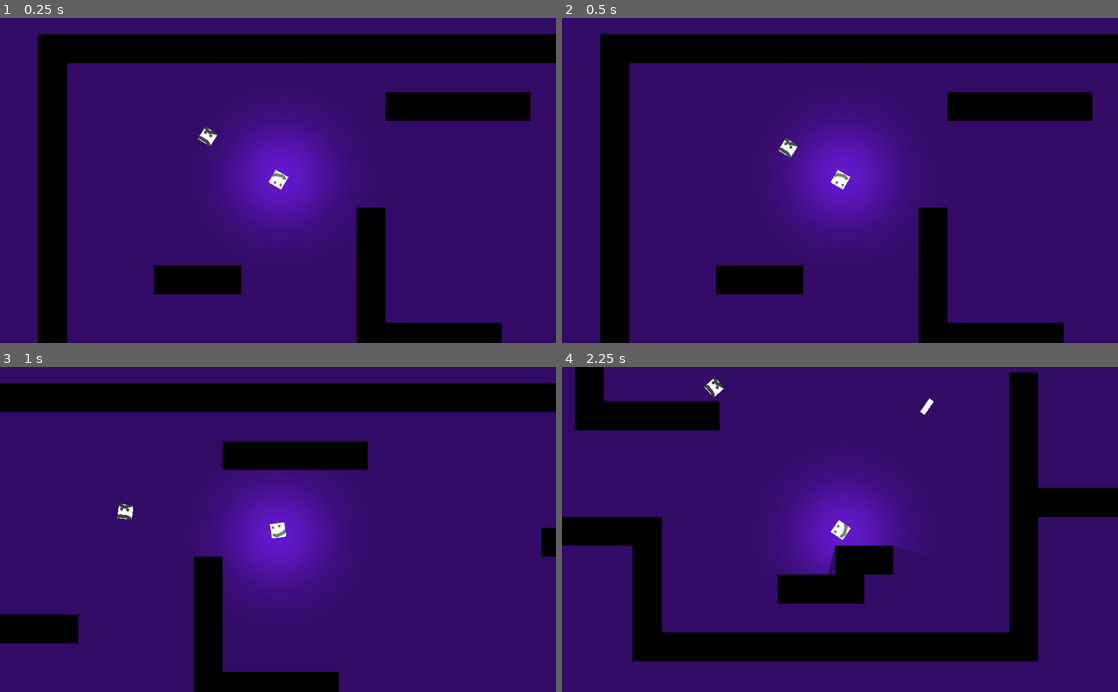
Above: before the commit, frames 1-4 (two rows, left to right).
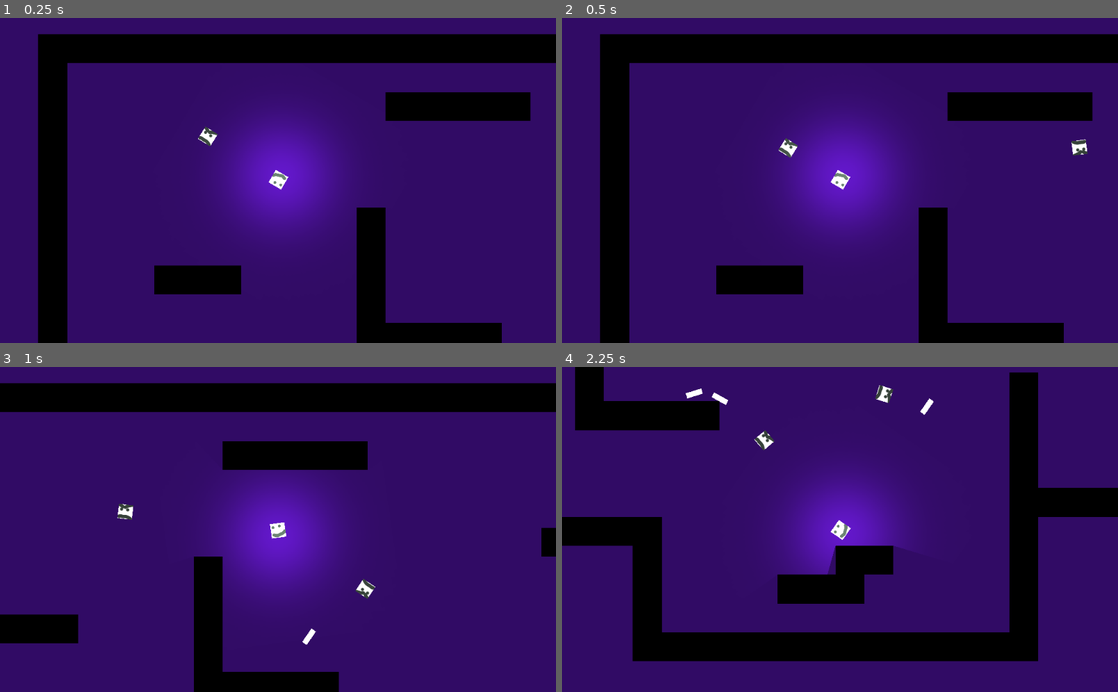
Above: after the commit, the same moments.

Repository: 20PRobinson/Top-Down-Shooter-Patrick-Robinson-DIT
Game: Godot game, scene res://World.tscn
Two runs of this game, one before a commit and one after it. Both use one fixed random seed, a clock stepped at 60 frames per second and the inputs below. The project has no main scene, so this scene is started directly.
Inputs (mouse positions are in pixels of both pictures, inside the frame that each line leads up to):
- Up to frame 1 (0.25 s): no input
- Up to frame 2 (0.5 s): no input
- Up to frame 3 (1 s): move the mouse to (400, 513) at 0.52 s; hold D (right) from 0.53 s (still down); click (400, 513) at 0.6 s
- Up to frame 4 (2.25 s): move the mouse to (728, 545) at 1.27 s; release D (right) at 1.28 s; hold S (down) 1.28-2.03 s; click (728, 545) at 1.35 s; move the mouse to (895, 458) at 2.02 s; hold D (right) from 2.03 s (still down); click (895, 458) at 2.1 s

Frame 1 is identical in both runs. In frame 2, 0.1% of the frame differs, in the area x 91-95%, y 37-43%; in frame 3, 0.2%; in frame 4, 0.5%, in the area x 22-60%, y 3-26%.

Commit message:
Top Down Shooter Commit 2
Added more enemies.

Diff:
--- a/World.tscn
+++ b/World.tscn
@@ -51,7 +51,19 @@
 texture = ExtResource( 6 )
 shadow_enabled = true
 
+[node name="Enemy4" parent="." instance=ExtResource( 3 )]
+
+[node name="Enemy3" parent="." instance=ExtResource( 3 )]
+position = Vector2( 732, 91 )
+
+[node name="Enemy5" parent="." instance=ExtResource( 3 )]
+position = Vector2( 794, 268 )
+
+[node name="Enemy2" parent="." instance=ExtResource( 3 )]
+position = Vector2( 441, 331 )
+
 [node name="Enemy" parent="." instance=ExtResource( 3 )]
+position = Vector2( 590, -1 )
 
 [node name="TileMap" type="TileMap" parent="."]
 tile_set = ExtResource( 4 )
